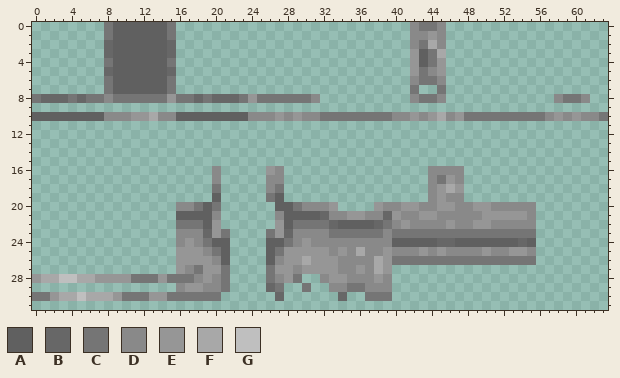
Two versions of one pixel-art sprite, assets/minecraft/textures/models/armor/leather_layer_1.png. This is how it looked before the edit.
The file is 64x32 pixels. Colours within 5 levels of each other are drawn and written as one.
Palette (. is transparent): A #606060  B #676767  C #757575  D #898989  E #969696  F #a8a8a8  G #bfbfbf
Pixels before, first column x 0:
 0 ........CAAAAAAC..........................DCCD..................
 1 ........CAAAAAAC..........................DDED..................
 2 ........BAAAAAAB..........................DCFD..................
 3 ........BAAAAAAB..........................EACF..................
 4 ........CAAAAAAC..........................EACE..................
 5 ........BAAAAAAB..........................ECDE..................
 6 ........CAAAAAAC..........................DCCD..................
 7 ........CAAAAAAC..........................C..C..................
 8 CBBBCBCCDCCCCCCECCBCBBBCECCCCCCD..........DCCD............DCCD..
 9 ................................................................
10 AAAAAAAADDDEEFDDAAAAAAAADDDEDEDDCCCCCCCCDDEDEFDECCCCCCCCCDEDEDDC
11 ................................................................
12 ................................................................
13 ................................................................
14 ................................................................
15 ................................................................
16 ....................D.....ED................DDDD................
17 ....................D.....DD................DCED................
18 ....................C.....DC................DEFE................
19 ....................A.....CA................DEDD................
20 ................DDCAC......AACDDDE....EDDEEDDEEDDEEDDDDD........
21 ................AAAAD......DAAAABDDEEDDBEDDEEDDDDDEEEEED........
22 ................CCCAE......EACCCCBAAAABCDEDDDDEDDEEDDDDD........
23 ................DDDBEC....CEBDDDDCCCCCCDCCCCCCCCCCCCCCCC........
24 ................DEDCAA....AACDEDDDDDDDDDAAAAABBAAAAAAABA........
25 ................EEEDCA....ACEEEEEDEDFDDEDDDEDEDDDDEDDEED........
26 ................EEEEDA....ADEEFEEEDDDDFECCCCCCCCCCCCCCCC........
27 ................EDCEEC....CEEDEEEEDDEDFE........................
28 EFFGGFFEEEECCCECCCDEDC....CDEC..DEEDDDED........................
29 ................DEEDDC....BC..C..DDCCDDD........................
30 CCEFFGFFFECCCEECCCCCC......B......B..CCC........................
Once edited:
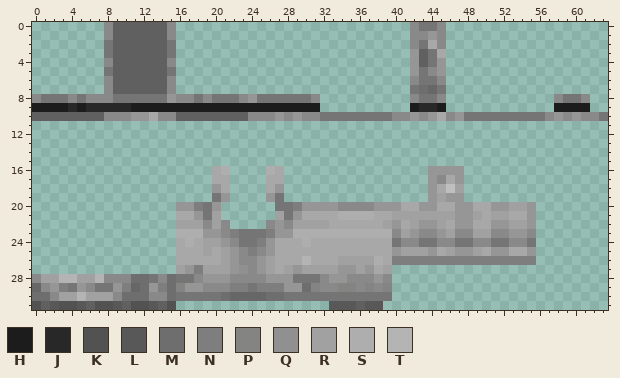
Colours new in this view: H #1c1c1c  J #282828  K #525252  L #585858  M #6e6e6e  N #7e7e7e  P #848483  Q #909090  R #a1a1a1  S #aeaeae  T #b4b4b4
The commit says: make leather armor more leather and friendlier to dyes
The exact change:
Changed rows in their new state; - is an unchanged pixel.
first column x 0:
 0 --------D------D----------------------------------------------
 1 --------D------D----------------------------------------------
 2 --------C------C----------------------------------------------
 3 --------C------C----------------------------------------------
 4 --------D------D----------------------------------------------
 5 --------C------C----------------------------------------------
 6 --------D------D----------------------------------------------
 7 --------D------D---------------------------MB-----------------
 8 DCCCDCDD--------DDCDCCCD--------------------------------------
 9 HHHHJHJJJJJHHHHHHHHHHHHHHHHHHHHH----------HJJH------------HHHH
first column x 0:
16 --------------------FS----SF----------------EEEE--------
17 --------------------FF----FF----------------EDFE--------
18 --------------------EF----FE----------------EFGR--------
19 --------------------CE----EC----------------EREE--------
20 ----------------EENCE------CCNEEE-DDDD-EEFFEEFFEEFFEERRE
21 ----------------FFECR------RCEFFFFSSSSFFRRRRRRREERFRRFFE
22 ----------------RRRDRD----D-DRRRRFFFFFFREFREERFEEFFEERRE
23 ----------------SSSE-DNCCCN-ESSSSSSSSSSSDREDDERDDRRDDEED
24 ----------------FSFRREDCCNEFFFSFFFFFFFFFCDDCCDDCCDDCCDDC
25 ----------------FFFRFREDNDEFFFFFFFFF-FFFERRREFREERFEEFFE
26 ----------------FFFFFREDDERFFFTFFFRRRRSFNNNNNNNNNNNNNNNN
27 ----------------RENRRREQDERFRERRRREERE-R----------------
28 DRRTTRRTDDDMM-DM----EEDDDDEE--CC------------------------
29 BDENCEDCCENBMENMP----DNNCNNNEEMPD-PPDP-P----------------
30 MMDRRTRRRDMMMDDM-----MBBBBMMCCCCCCCCC-------------------
31 KALKKLAKKLAKKLAK-----------------LLLALL-----------------
Changed places in both pictures, as pixel boxes (x1, y1, x2, y2):
changed: (32, 22, 320, 112)
added: (410, 85, 446, 112)
added: (554, 103, 590, 112)
changed: (32, 166, 536, 310)
